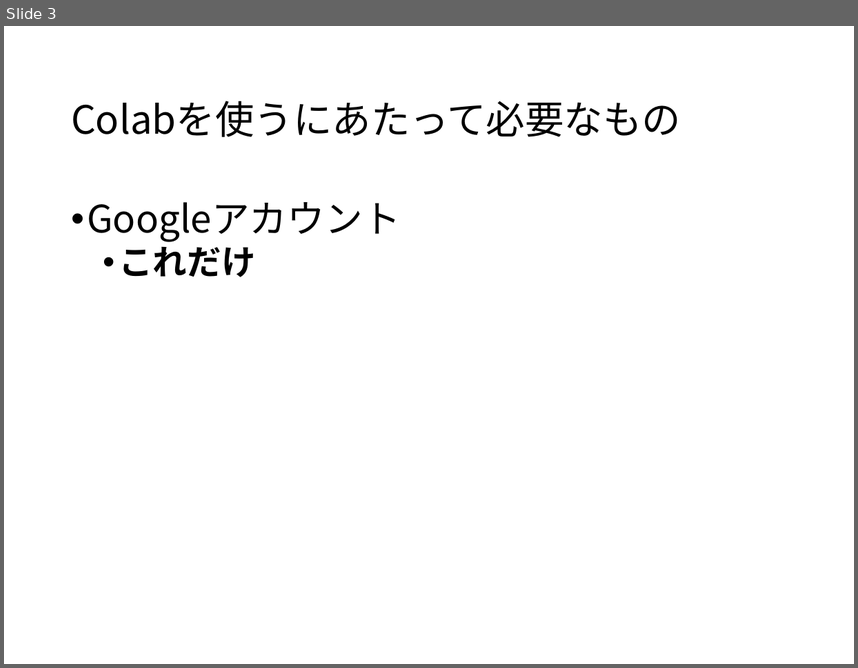
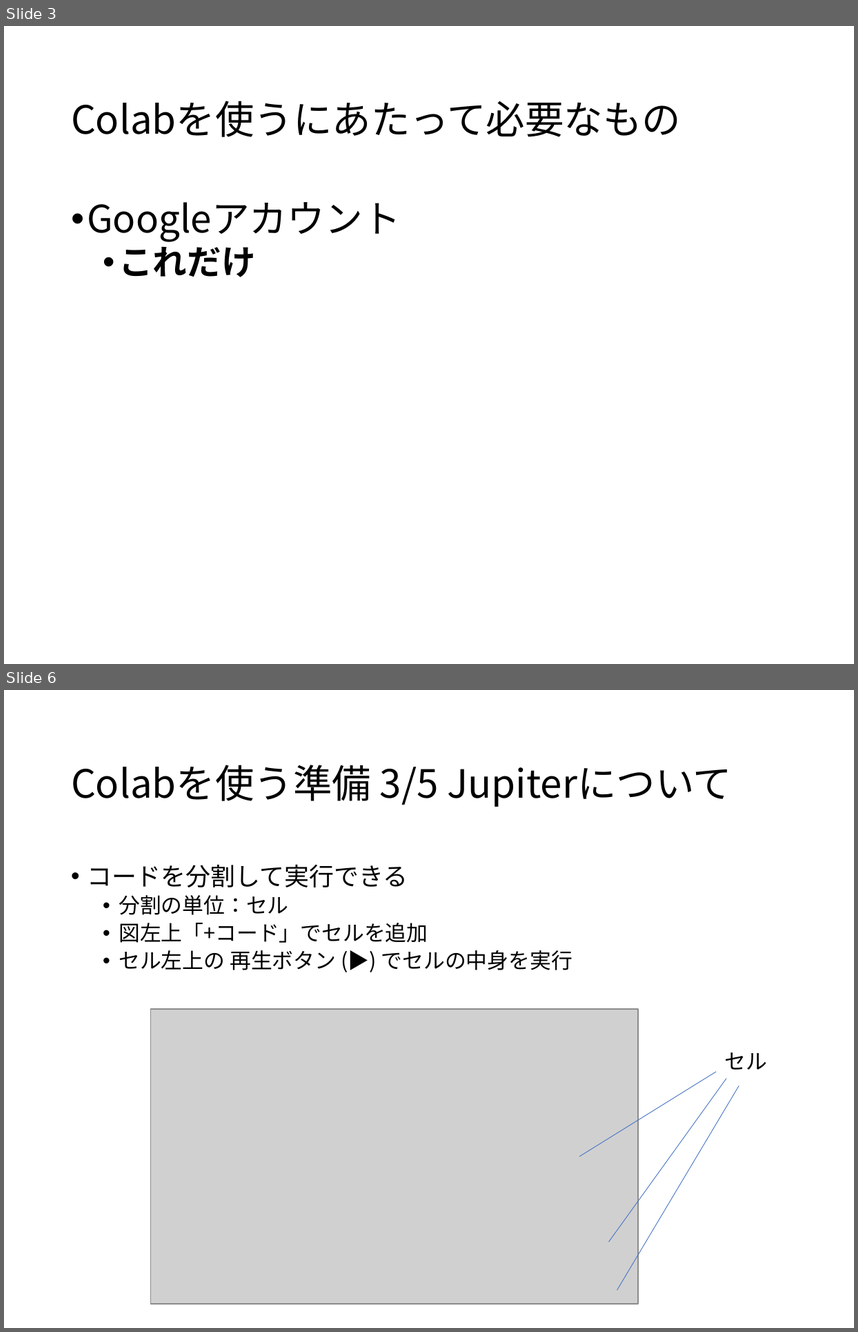
Before and after one commit to iplab-ubiquitous/DeepLearningLearning2019, a slide deck: GoogleColab_Setup.pptx. Shown one above the other, each under a label of ours: slide 3 before the commit, slides 3 and 6 after it; the slides between them are not shown. The pictures are 858x668 and 858x1332 pixels, drawn with LibreOffice and Linux fonts; fonts in the diff are those of the drawing; grey boxes stand for pictures. Boxes give left, top, right and bottom in pixels: in the first picture for what was removed or moved away, otherwise in the second. Text is boxed around its words. In the diff, an @@ line names an element or a change of style, - is before the commit and + after.

```diff
--- a/GoogleColab_Setup.pptx
+++ b/GoogleColab_Setup.pptx
@@ slide 6 added at (4,690,854,1328), background #FFFFFF @@
@@ title added at (71,765,732,807), 33 pt, text #000000 @@
+Colabを使う準備 3/5 Jupiterについて
@@ text added at (87,864,573,970), 18 pt, text #000000 @@
+• コードを分割して実行できる
+  • 分割の単位：セル
+  • 図左上「+コード」でセルを追加
+  • セル左上の 再生ボタン (▶️) でセルの中身を実行
@@ picture added at (151,1009,638,1304) @@
@@ text added at (724,1052,767,1069), 18 pt, text #000000 @@
+セル
@@ line added from (579, 1156) to (716, 1072), #4472C4 0.5 pt @@
@@ line added from (608, 1242) to (726, 1078), #4472C4 0.5 pt @@
@@ line added from (617, 1290) to (740, 1085), #4472C4 0.5 pt @@
```
Also in this commit, not shown: 1 slide changed, 8 other slides added, 1 slide removed, 12 other files.
